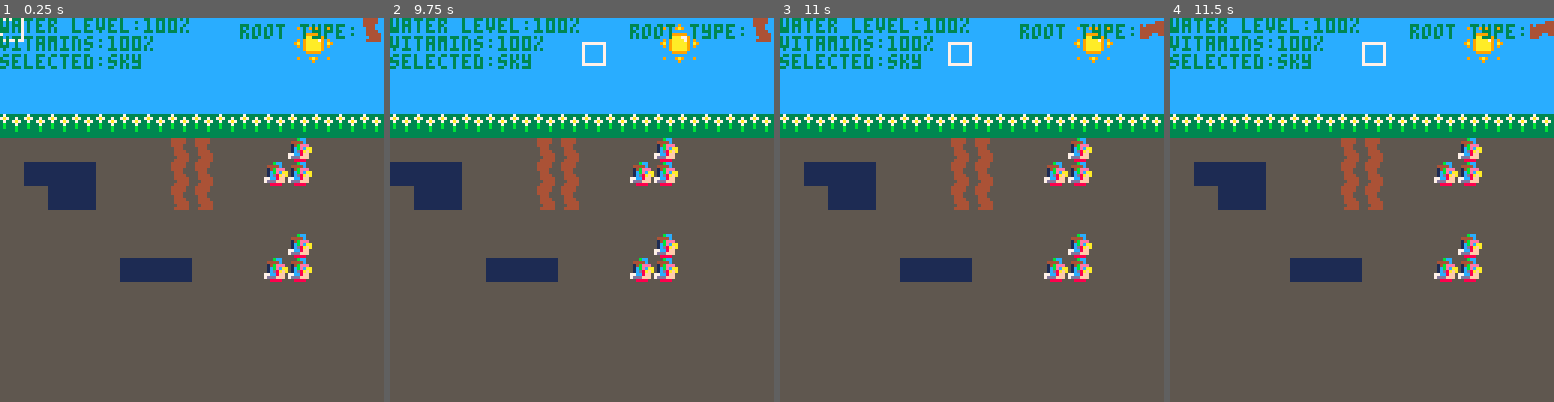
Above: before the commit, frames 1-4 (left to right).
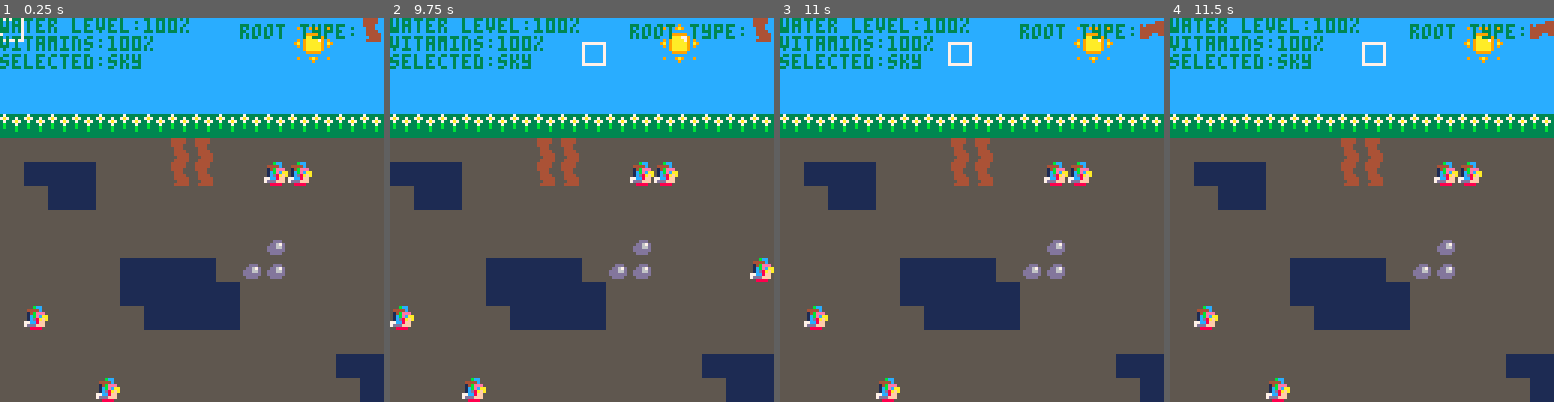
Above: after the commit, the same moments.

Repository: LogerGrunt/PicoRoots
Game: PICO-8 cartridge roots.p8
Two runs of this game, one before a commit and one after it. Both use one fixed random seed, a clock stepped at 60 frames per second and the inputs below.
Inputs:
- Up to frame 1 (0.25 s): no input
- Up to frame 2 (9.75 s): tap X (X key) at 0.33, 1.07, 1.85, 2.97, 4.08, 5.2, 6.32, 7.43, 8.55, 9.67 s; tap O (Z key) at 0.7, 1.7, 2.1, 2.5, 2.9, 3.3, 3.7, 4.1, 4.5, 4.9, 5.3, 5.7, 6.1, 6.5, 6.9, 7.3, 7.7, 8.1, 8.5, 8.9, 9.3, 9.7 s; hold Right 1.6-2.1 s; hold Up 2.15-2.42 s; hold Right 2.47-3.03 s; hold Left 3.08-3.58 s; hold Down 3.63-3.97 s; hold Right 4.02-4.68 s; hold Up 4.73-5.03 s; hold Left 5.08-5.68 s; hold Down 5.73-6.03 s; hold Right 6.08-6.58 s; hold Right 6.63-7.13 s; hold Up 7.18-7.45 s; hold Right 7.5-8.07 s; hold Left 8.12-8.62 s; hold Down 8.67-9 s; hold Right 9.05-9.72 s
- Up to frame 3 (11 s): hold Up 9.77-10.07 s; tap O (Z key) at 10.1, 10.5, 10.9 s; hold Left 10.12-10.72 s; hold Down from 10.77 s (still down); tap X (X key) at 10.78 s
- Up to frame 4 (11.5 s): release Down at 11.07 s; hold Right from 11.12 s (still down); tap O (Z key) at 11.3 s

The runs differ from the first frame. In frame 1, 7.5% of the frame differs, in the area x 6-100%, y 31-100%; in frame 2, 8.5%, in the area x 0-100%, y 31-100%; in frame 3, 7.5%; in frame 4, 7.5%.

Commit message:
Update roots.p8
Updated the map a bit

Diff:
--- a/roots.p8
+++ b/roots.p8
@@ -325,30 +325,30 @@
 0303030303030303030303030303030303030303030303030303030303030303030303030303030303030303030303030303030303030303030303030303030303030303030303030303030303030303030303030303030303030303030303030303030303030303030303030303030303030303030303030303030303030303
 0303030303030303030303030303030303030303030303030303030303030303030303030303030303030303030303030303030303030303030303030303030303030303030303030303030303030303030303030303030303030303030303030303030303030303030303030303030303030303030303030303030303030303
 0202020202020202020202020202020202020202020202020202020202020202020202020202020202020202020202020202020202020202020202020202020202020202020202020202020202020202020202020202020202020202020202020202020202020202020202020202020202020202020202020202020202020202
-0101010101010107070101011101010101010101010101010101010101010101010101010101010101010101010101010101010101010101010101010101010101010101010101010101010101010101010101010101010101010101010101010101010101010101010101010101010101010101010101010101010101010101
+0101010101010107070101010101010101010101010101010101010101010101010101010101010101010101010101010101010101010101010101010101010101010101010101010101010101010101010101010101010101010101010101010101010101010101010101010101010101010101010101010101010101010101
 0104040401010107070101111101010101010101010101010101010101010101010101010101010101010101010101010101010101010101010101010101010101010101010101010101010101010101010101010101010101010101010101010101010101010101010101010101010101010101010101010101010101010101
-0101040401010107070101010101010101010101010101010101010101010101010101010101010101010101010101010101010101010101010101010101010101010101010101010101010101010101010101010101010101010101010101010101010101010101010101010101010101010101010101010101010101010101
-0101010101010101010101010101010101010101010101010101010101010101010101010101010101010101010101010101010101010101010101010101010101010101010101010101010101010101010101010101010101010101010101010101010101010101010101010101010101010101010101010101010101010101
-0101010101010101010101011101010101010101010101010101010101010101010101010101010101010101010101010101010101010101010101010101010101010101010101010101010101010101010101010101010101010101010101010101010101010101010101010101010101010101010101010101010101010101
-0101010101040404010101111101010101010101010101010101010101010101010101010101010101010101010101010101010101010101010101010101010101010101010101010101010101010101010101010101010101010101010101010101010101010101010101010101010101010101010101010101010101010101
-0101010101010101010101010101010101010101010101010101010101010101010101010101010101010101010101010101010101010101010101010101010101010101010101010101010101010101010101010101010101010101010101010101010101010101010101010101010101010101010101010101010101010101
-0101010101010101010101010101010101010101010101010101010101010101010101010101010101010101010101010101010101010101010101010101010101010101010101010101010101010101010101010101010101010101010101010101010101010101010101010101010101010101010101010101010101010101
-0101010101010101010101010101010101010101010101010101010101010101010101010101010101010101010101010101010101010101010101010101010101010101010101010101010101010101010101010101010101010101010101010101010101010101010101010101010101010101010101010101010101010101
-0101010101010101010101010101010101010101010101010101010101010101010101010101010101010101010101010101010101010101010101010101010101010101010101010101010101010101010101010101010101010101010101010101010101010101010101010101010101010101010101010101010101010101
-0101010101010101010101010101010101010101010101010101010101010101010101010101010101010101010101010101010101010101010101010101010101010101010101010101010101010101010101010101010101010101010101010101010101010101010101010101010101010101010101010101010101010101
-0101010101010101010101010101010101010101010101010101010101010101010101010101010101010101010101010101010101010101010101010101010101010101010101010101010101010101010101010101010101010101010101010101010101010101010101010101010101010101010101010101010101010101
-0101010101010101010101010101010101010101010101010101010101010101010101010101010101010101010101010101010101010101010101010101010101010101010101010101010101010101010101010101010101010101010101010101010101010101010101010101010101010101010101010101010101010101
-0101010101010101010101010101010101010101010101010101010101010101010101010101010101010101010101010101010101010101010101010101010101010101010101010101010101010101010101010101010101010101010101010101010101010101010101010101010101010101010101010101010101010101
-0101010101010101010101010101010101010101010101010101010101010101010101010101010101010101010101010101010101010101010101010101010101010101010101010101010101010101010101010101010101010101010101010101010101010101010101010101010101010101010101010101010101010101
-0101010101010101010101010101010101010101010101010101010101010101010101010101010101010101010101010101010101010101010101010101010101010101010101010101010101010101010101010101010101010101010101010101010101010101010101010101010101010101010101010101010101010101
-0101010101010101010101010101010101010101010101010101010101010101010101010101010101010101010101010101010101010101010101010101010101010101010101010101010101010101010101010101010101010101010101010101010101010101010101010101010101010101010101010101010101010101
-0101010101010101010101010101010101010101010101010101010101010101010101010101010101010101010101010101010101010101010101010101010101010101010101010101010101010101010101010101010101010101010101010101010101010101010101010101010101010101010101010101010101010101
-0101010101010101010101010101010101010101010101010101010101010101010101010101010101010101010101010101010101010101010101010101010101010101010101010101010101010101010101010101010101010101010101010101010101010101010101010101010101010101010101010101010101010101
-0101010101010101010101010101010101010101010101010101010101010101010101010101010101010101010101010101010101010101010101010101010101010101010101010101010101010101010101010101010101010101010101010101010101010101010101010101010101010101010101010101010101010101
-0101010101010101010101010101010101010101010101010101010101010101010101010101010101010101010101010101010101010101010101010101010101010101010101010101010101010101010101010101010101010101010101010101010101010101010101010101010101010101010101010101010101010101
-0101010101010101010101010101010101010101010101010101010101010101010101010101010101010101010101010101010101010101010101010101010101010101010101010101010101010101010101010101010101010101010101010101010101010101010101010101010101010101010101010101010101010101
-0101010101010101010101010101010101010101010101010101010101010101010101010101010101010101010101010101010101010101010101010101010101010101010101010101010101010101010101010101010101010101010101010101010101010101010101010101010101010101010101010101010101010101
-0101010101010101010101010101010101010101010101010101010101010101010101010101010101010101010101010101010101010101010101010101010101010101010101010101010101010101010101010101010101010101010101010101010101010101010101010101010101010101010101010101010101010101
-0101010101010101010101010101010101010101010101010101010101010101010101010101010101010101010101010101010101010101010101010101010101010101010101010101010101010101010101010101010101010101010101010101010101010101010101010101010101010101010101010101010101010101
-0101010101010101010101010101010101010101010101010101010101010101010101010101010101010101010101010101010101010101010101010101010101010101010101010101010101010101010101010101010101010101010101010101010101010101010101010101010101010101010101010101010101010101
-0101010101010101010101010101010101010101010101010101010101010101010101010101010101010101010101010101010101010101010101010101010101010101010101010101010101010101010101010101010101010101010101010101010101010101010101010101010101010101010101010101010101010101
+0101040401010101010101010101010101010101010101040101010101040401010101010101110101010401010101010101010101010101010101010101010101010101010101010101010101010101010101010101010101010101010101010101010101010101010101010101010101010101010101010101010101010101
+0101010101010101010101010101010101010101040404040101010104040401010101010101010101010404010101010101010101010101010101010101010101010101010101010101010101010101010101010101010101010101010101010101010101010101010101010101010101010101010101010101010101010101
+0101010101010101010101060101010101010104040404040101010101010404010101010101010101040404010101011101010101010101010101010101010101010101010101010101010101010101010101010101010101010101010101010101010101010101010101010101010101010101010101010101010101010101
+0101010101040404040106060101010111010104040404040101010101010101110101010101010101040101010101010101010101010101010101010101010101010101010101010101010101010101010101010101010101010101010101010101010101010101010101010101010101010101010101010101010101010101
+0101010101040404040401010101010101010101010101010101010101010101010101010101010101010101010101010101010101010101010101010101010101010101010101010101010101010101010101010101010101010101010101010101010101010101010101010101010101010101010101010101010101010101
+0111010101010404040401010101010101010101010101010101010101010101010101010101010111010101010101010101010101010101010101010101010101010101010101010101010101010101010101010101010101010101010101010101010101010101010101010101010101010101010101010101010101010101
+0101010101010101010101010101010101010101010101010101110101010101010101010101010101010101010101010104040101010101010101010101010101010101010101010101010101010101010101010101010101010101010101010101010101010101010101010101010101010101010101010101010101010101
+0101010101010101010101010101040404040101010101010101010101010101010104040101010101010101010101010104040101010101010101010101010101010101010101010101010101010101010101010101010101010101010101010101010101010101010101010101010101010101010101010101010101010101
+0101010111010101010101010101010404040404010101010101010101010101040404040101010101010101010101010104010101010101010101010101010101010101010101010101010101010101010101010101010101010101010101010101010101010101010101010101010101010101010101010101010101010101
+0101010101010101010101010101010104040401010101010101010101010101010104040404040101010104010101010104010101010101010101010101010101010101010101010101010101010101010101010101010101010101010101010101010101010101010101010101010101010101010101010101010101010101
+0101010101010104010101110101010101010101010101010101010101010101010101010101010101010104010101010404010101010101010101010101010101010101010101010101010101010101010101010101010101010101010101010101010101010101010101010101010101010101010101010101010101010101
+0101010111010104010101010101010101010101010101010101010104010101010101010101010101010404010101010101010101010101010101010101010101010101010101010101010101010101010101010101010101010101010101010101010101010101010101010101010101010101010101010101010101010101
+0101010101010101010101011101010101010101010111010104040404010401010101010101011101010401010101010101010101010101010101010101010101010101010101010101010101010101010101010101010101010101010101010101010101010101010101010101010101010101010101010101010101010101
+0101010101010101010101010101010111010101010101010101040404040401110101010101010101010101010101010101010101010101010101010101010101010101010101010101010101010101010101010101010101010101010101010101010101010101010101010101010101010101010101010101010101010101
+0101010101010101010101010101010101010101010101010101010404040401010101010101010101010101010101010101010111010101010101010101010101010101010101010101010101010101010101010101010101010101010101010101010101010101010101010101010101010101010101010101010101010101
+0101010101010111010101010101010101010101010101010101010101010404010101010111010101010101010101010101010101010101010101010101010101010101010101010101010101010101010101010101010101010101010101010101010101010101010101010101010101010101010101010101010101010101
+0101010101010101010101011101010101010101010101010101010101010101010101010101010101010101011101010101010101010101010101010101010101010101010101010101010101010101010101010101010101010101010101010101010101010101010101010101010101010101010101010101010101010101
+0104040401010101010101010101010101011101010101010101010101010101010101010101040401010101010101010404040101010101010101010101010101010101010101010101010101010101010101010101010101010101010101010101010101010101010101010101010101010101010101010101010101010101
+0101040401010101010101010101010101010101010101010101010101010101010101010101010401010101010101010101040404010101010101010101010101010101010101010101010101010101010101010101010101010101010101010101010101010101010101010101010101010101010101010101010101010101
+0101010404010101040404010101010101010101010404040101010101011101010101010101010401010101010101010101010404010101010101010101010101010101010101010101010101010101010101010101010101010101010101010101010101010101010101010101010101010101010101010101010101010101
+0101010101010101040404040101011101010101010104040101010101010101010101010101010101010101010101010101010101010101010101010101010101010101010101010101010101010101010101010101010101010101010101010101010101010101010101010101010101010101010101010101010101010101
+0101010101010101010104040101010101010101040404040101010101010101010101010101010101010101010101010101010101010101010101010101010101010101010101010101010101010101010101010101010101010101010101010101010101010101010101010101010101010101010101010101010101010101
+0101010101010101010101010101010101010101010101010101010101010101010401010101010111010101010101010101010101010101010101010101010101010101010101010101010101010101010101010101010101010101010101010101010101010101010101010101010101010101010101010101010101010101
+0101010101010101010101010101010101010101010111010101010101010101040401010101010101010101010101010104010101010101010101010101010101010101010101010101010101010101010101010101010101010101010101010101010101010101010101010101010101010101010101010101010101010101
+0101010101010101010104040401010101010101010101010101010101010104040111010101010101010101010101010104010101010101010101010101010101010101010101010101010101010101010101010101010101010101010101010101010101010101010101010101010101010101010101010101010101010101
Not shown, changed: 37 lines of the sprite sheet (__gfx__) section of roots.p8
